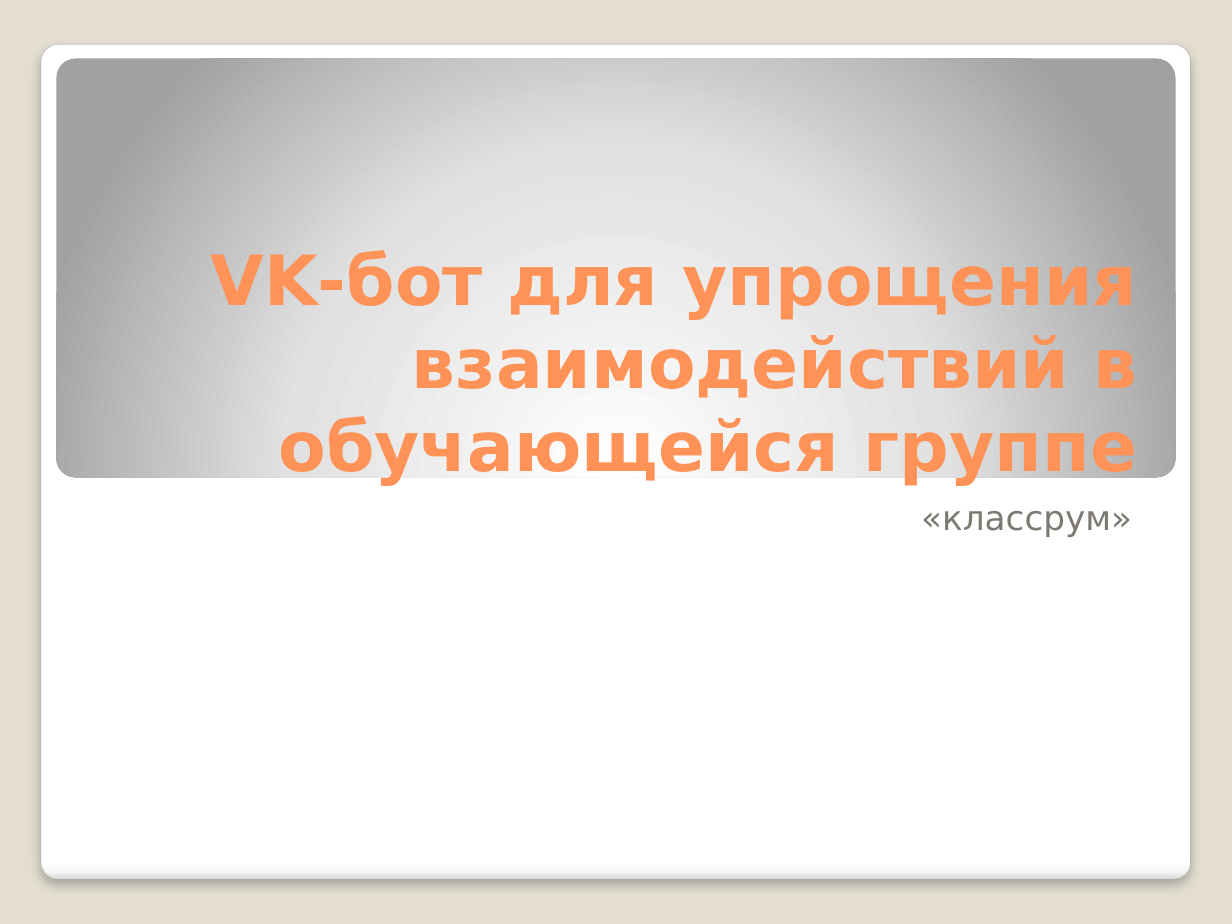
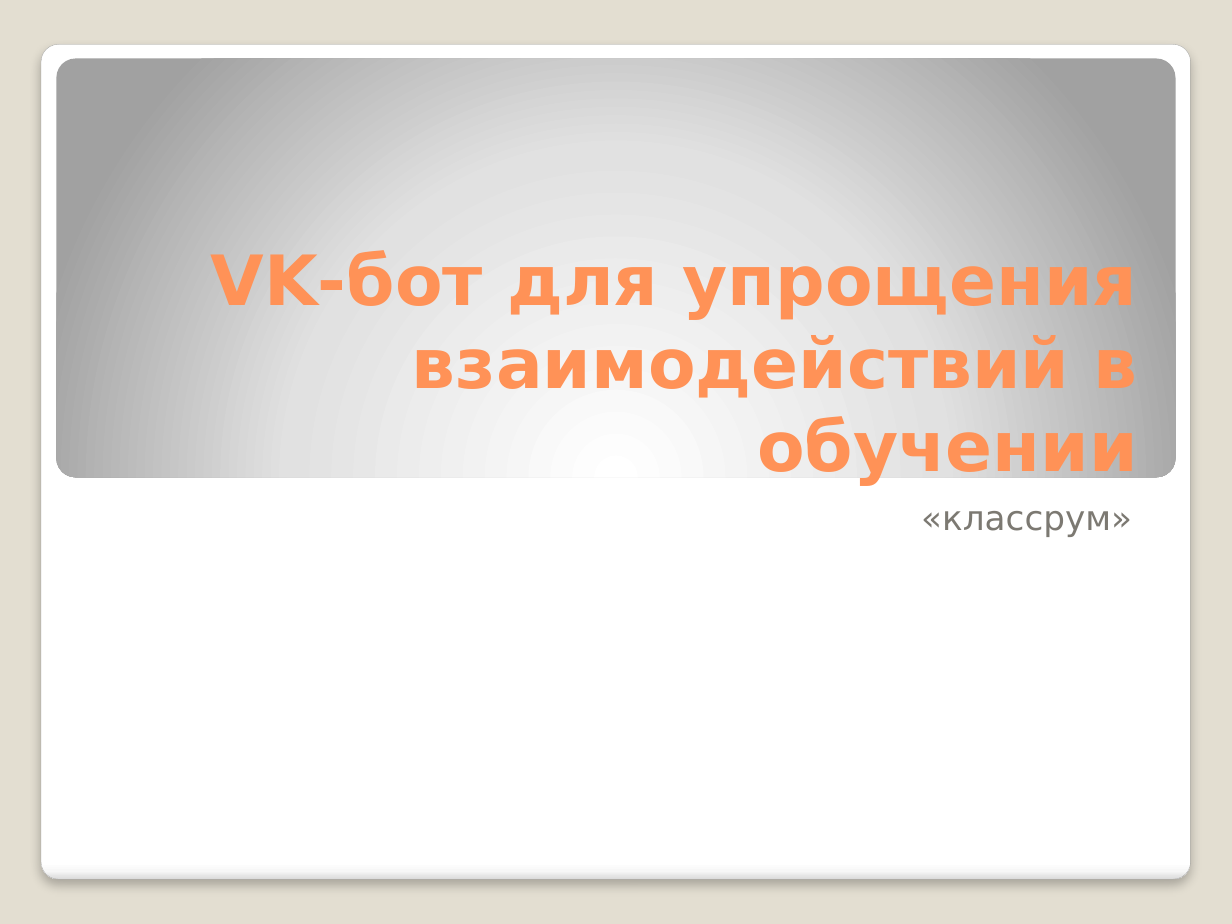
Before and after one commit to AlexandrSinitsyn/VK-bot, a slide deck: slide 1 of Presentation.pptx. Drawn at 1232x924 pixels with LibreOffice and Linux fonts; fonts in the diff are those of the drawing. Boxes give left, top, right and bottom in pixels: in the first picture for what was removed or moved away, otherwise in the second. Text is boxed around its words. In the diff, an @@ line names an element or a change of style, - is before the commit and + after.

```diff
--- a/Presentation.pptx
+++ b/Presentation.pptx
@@ title at [211, 249, 1138, 486]: text changed @@
-VK-бот для упрощения взаимодействий в обучающейся группе
+VK-бот для упрощения взаимодействий в обучении
```
Also in this commit, not shown: 2 other slides changed, 3 slides added, 1 slide removed, 2 other files.
